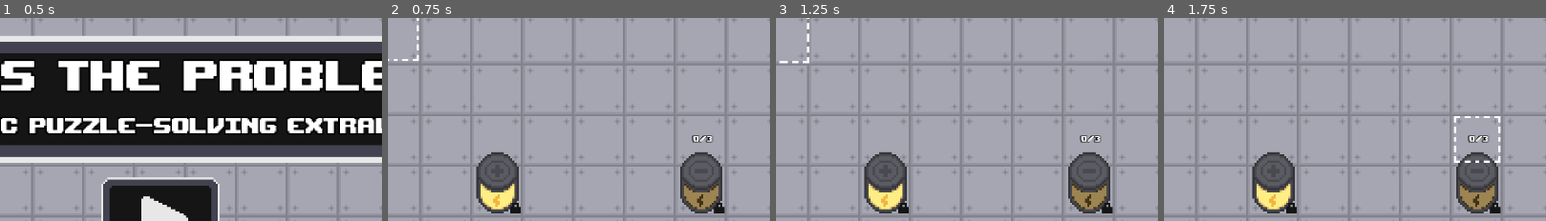
Above: before the commit, frames 1-4 (left to right).
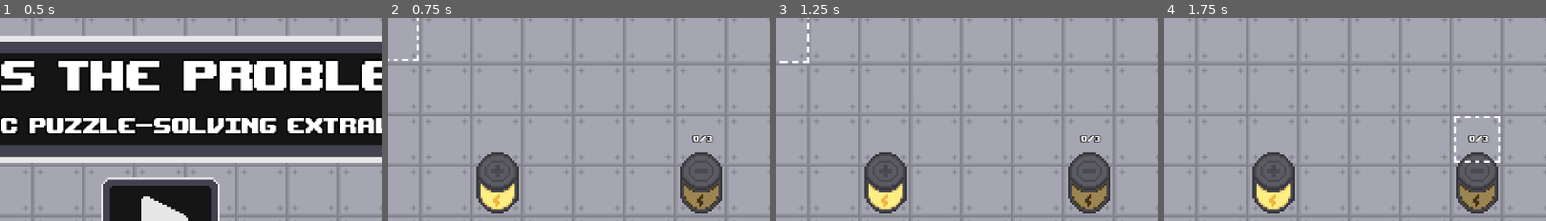
Above: after the commit, the same moments.

Repository: Jack-Frings/watts-the-problem
Game: Godot game, scene res://scenes/start_screen.tscn
Two runs of this game, one before a commit and one after it. Both use one fixed random seed, a clock stepped at 60 frames per second and the inputs below.
Inputs (mouse positions are % of the whole screen's width and height, from its top left):
- Up to frame 1 (0.5 s): no input
- Up to frame 2 (0.75 s): click (50, 64) at 0.5 s
- Up to frame 3 (1.25 s): no input
- Up to frame 4 (1.75 s): tap Enter (select) at 1.25 s; move the mouse to (72, 45) at 1.27 s; hold E (erase) from 1.28 s (still down)
The pictures show only the part of the screen within x 29-79%, y 14-64%; the shares and areas given below are measured in that part.

Frame 1 is identical in both runs. In frame 2, 0.2% of the frame differs, in the area x 32-89%, y 91-97%; in frame 3, 0.2%; in frame 4, 0.2%.

Commit message:
preset tiles in levels

Diff:
--- a/levels.json
+++ b/levels.json
@@ -23,29 +23,32 @@
 "2": {
 	"component_lib": [
 		{"type": "StraightConnector", "rot": 0, "count": 4},
-		{"type": "StraightConnector", "rot": 1, "count": 6},
+		{"type": "StraightConnector", "rot": 1, "count": 5},
 		{"type": "RightAngleConnector", "rot": 0, "count": 1},
-		{"type": "RightAngleConnector", "rot": 2, "count": 1},
 	],
 	"circuit": [
 		{"x": 3, "y": 2, "type": "BatteryPositive", "rot": 0, "locked": true},
 		{"x": 8, "y": 2, "type": "BatteryNegative", "rot": 0, "locked": true, "wattage": 4},
 		{"x": 1, "y": 5, "type": "BatteryNegative", "rot": 0, "locked": true, "wattage": 8},
+		{"x": 1, "y": 2, "type": "RightAngleConnector", "rot": 2, "locked": true},
+		{"x": 2, "y": 5, "type": "StraightConnector", "rot": 1, "locked": true},
 	]
 },
 "3": {
 	"component_lib": [
-		{"type": "StraightConnector", "rot": 0, "count": 1},
-		{"type": "StraightConnector", "rot": 1, "count": 9},
+		{"type": "StraightConnector", "rot": 1, "count": 8},
 		{"type": "RightAngleConnector", "rot": 0, "count": 2},
-		{"type": "RightAngleConnector", "rot": 1, "count": 2},
-		{"type": "RightAngleConnector", "rot": 2, "count": 2},
+		{"type": "RightAngleConnector", "rot": 2, "count": 1},
 		{"type": "RightAngleConnector", "rot": 3, "count": 2},
 	],
 	"circuit": [
 		{"x": 8, "y": 3, "type": "BatteryPositive", "rot": 0, "locked": true},
 		{"x": 6, "y": 0, "type": "BatteryNegative", "rot": 0, "locked": true, "wattage": 8},
 		{"x": 0, "y": 4, "type": "BatteryNegative", "rot": 0, "locked": true, "wattage": 8},
+		{"x": 7, "y": 0, "type": "StraightConnector", "rot": 1, "locked": true},
+		{"x": 6, "y": 2, "type": "RightAngleConnector", "rot": 1, "locked": true},
+		{"x": 4, "y": 4, "type": "StraightConnector", "rot": 1, "locked": true},
+
 	]
 },
 "4": {
@@ -53,9 +56,9 @@
 		{"type": "StraightConnector", "rot": 0, "count": 7},
 		{"type": "StraightConnector", "rot": 1, "count": 12},
 		{"type": "RightAngleConnector", "rot": 0, "count": 1},
-		{"type": "RightAngleConnector", "rot": 1, "count": 3},
+		{"type": "RightAngleConnector", "rot": 1, "count": 1},
 		{"type": "RightAngleConnector", "rot": 2, "count": 3},
-		{"type": "RightAngleConnector", "rot": 3, "count": 4},
+		{"type": "RightAngleConnector", "rot": 3, "count": 2},
 	],
 	"circuit": [
 		{"x": 1, "y": 2, "type": "BatteryPositive", "rot": 0, "locked": true},
@@ -64,6 +67,10 @@
 		{"x": 0, "y": 5, "type": "BatteryNegative", "rot": 0, "locked": true, "wattage": 12},
 		{"x": 2, "y": 5, "type": "BatteryNegative", "rot": 0, "locked": true, "wattage": 3},
 		{"x": 3, "y": 5, "type": "BatteryNegative", "rot": 0, "locked": true, "wattage": 15},
+		{"x": 2, "y": 2, "type": "RightAngleConnector", "rot": 1, "locked": true},
+		{"x": 3, "y": 2, "type": "RightAngleConnector", "rot": 3, "locked": true},
+		{"x": 3, "y": 3, "type": "RightAngleConnector", "rot": 1, "locked": true},
+		{"x": 8, "y": 0, "type": "RightAngleConnector", "rot": 3, "locked": true},
 	]
 },
 "5": {
@@ -84,28 +91,30 @@
 		{"type": "StraightConnector", "rot": 0, "count": 8},
 		{"type": "StraightConnector", "rot": 1, "count": 17},
 		{"type": "RightAngleConnector", "rot": 0, "count": 2},
-		{"type": "RightAngleConnector", "rot": 1, "count": 2},
 		{"type": "RightAngleConnector", "rot": 2, "count": 2},
-		{"type": "RightAngleConnector", "rot": 3, "count": 2},
 	],
 	"circuit": [
 		{"x": 0, "y": 0, "type": "BatteryPositive", "rot": 0, "locked": true},
 		{"x": 5, "y": 3, "type": "BatteryPositive", "rot": 0, "locked": true},
 		{"x": 4, "y": 3, "type": "BatteryNegative", "rot": 0, "locked": true, "wattage": 18},
 		{"x": 7, "y": 1, "type": "BatteryNegative", "rot": 0, "locked": true, "wattage": 15},
+		{"x": 0, "y": 5, "type": "RightAngleConnector", "rot": 1, "locked": true},
+		{"x": 1, "y": 4, "type": "RightAngleConnector", "rot": 1, "locked": true},
+		{"x": 6, "y": 3, "type": "RightAngleConnector", "rot": 3, "locked": true},
+		{"x": 7, "y": 2, "type": "RightAngleConnector", "rot": 3, "locked": true},
 	]
 },
 "7": {
 	"component_lib": [
 		{"type": "StraightConnector", "rot": 0, "count": 4},
-		{"type": "StraightConnector", "rot": 1, "count": 7},
+		{"type": "StraightConnector", "rot": 1, "count": 5},
 		{"type": "RightAngleConnector", "rot": 0, "count": 4},
 		{"type": "RightAngleConnector", "rot": 1, "count": 2},
-		{"type": "RightAngleConnector", "rot": 2, "count": 2},
+		{"type": "RightAngleConnector", "rot": 2, "count": 1},
 		{"type": "RightAngleConnector", "rot": 3, "count": 2},
 		{"type": "FourWayConnector", "rot": 0, "count": 1},
-		{"type": "Resistor", "rot": 0, "count": 3},
-		{"type": "Resistor", "rot": 1, "count": 4},
+		{"type": "Resistor", "rot": 0, "count": 2},
+		{"type": "Resistor", "rot": 1, "count": 3},
 
 	],
 	"circuit": [
@@ -114,6 +123,11 @@
 		{"x": 3, "y": 0, "type": "BatteryNegative", "rot": 0, "locked": true, "wattage": 13},
 		{"x": 9, "y": 0, "type": "BatteryNegative", "rot": 0, "locked": true, "wattage": 13},
 		{"x": 0, "y": 0, "type": "BatteryNegative", "rot": 0, "locked": true, "wattage": 13},
+		{"x": 2, "y": 3, "type": "RightAngleConnector", "rot": 2, "locked": true},
+		{"x": 3, "y": 2, "type": "Resistor", "rot": 1, "locked": true},
+		{"x": 4, "y": 4, "type": "Resistor", "rot": 0, "locked": true},
+		{"x": 7, "y": 3, "type": "StraightConnector", "rot": 1, "locked": true},
+		{"x": 8, "y": 3, "type": "StraightConnector", "rot": 1, "locked": true},
 
 	]
 },
--- a/scripts/circuit/circuit_grid.gd
+++ b/scripts/circuit/circuit_grid.gd
@@ -111,7 +111,7 @@
 						if ny - y == 1:
 							self.battery_transition_down_layer.set_cell(Vector2i(x, y), tile.source_id, Vector2i(0, 0), get_rotation(0))
 
-			if self.locked_table[y][x]:
+			if self.locked_table[y][x] and not (self.map[y][x] is BatteryPositive or self.map[y][x] is BatteryNegative):
 				self.icon_layer.set_cell(Vector2i(x, y), 1, Vector2i(0, 0))
 
 
@@ -164,7 +164,7 @@
 		var min_resistance_paths = Array()
 		var min_resistance: float = -1
 		for negative in negatives:
-			var paths = get_paths_of_least_resistance(positive, negative)
+			var paths = find_all_routes(positive.x, positive.y, negative.x, negative.y)
 			for path in paths:
 				if path.size() > 0:
 					var resistance = get_resistance(path)
--- a/scripts/circuit/component_lib.gd
+++ b/scripts/circuit/component_lib.gd
@@ -53,6 +53,15 @@
 			x = 0
 			y += 1
 
+	clear()
+
+
+func clear():
+	for y in range(height):
+		for x in range(width):
+			self.circuit_layer.erase_cell(Vector2i(origin.x+x, origin.y+y))
+			self.icon_layer.erase_cell(Vector2i(origin.x+x, origin.y+y))
+
 func add_tile_to_parts(tile: CircuitTile) -> void:
 	if tile == null:
 		return
--- a/scripts/main.gd
+++ b/scripts/main.gd
@@ -108,8 +108,9 @@
 func player_action() -> void:
 	if Input.is_action_pressed("erase") and p_workspace == WORKSPACE.CIRCUIT:
 		var tile = circuit_grid.map[py][px]
-		component_lib.add_tile_to_parts(tile)
-		circuit_grid.erase_tile(px, py)
+		if not circuit_grid.locked_table[py][px]:
+			component_lib.add_tile_to_parts(tile)
+			circuit_grid.erase_tile(px, py)
 
 	if Input.is_action_pressed("select"):
 		if p_workspace ==  WORKSPACE.COMPONENT_LIB:
